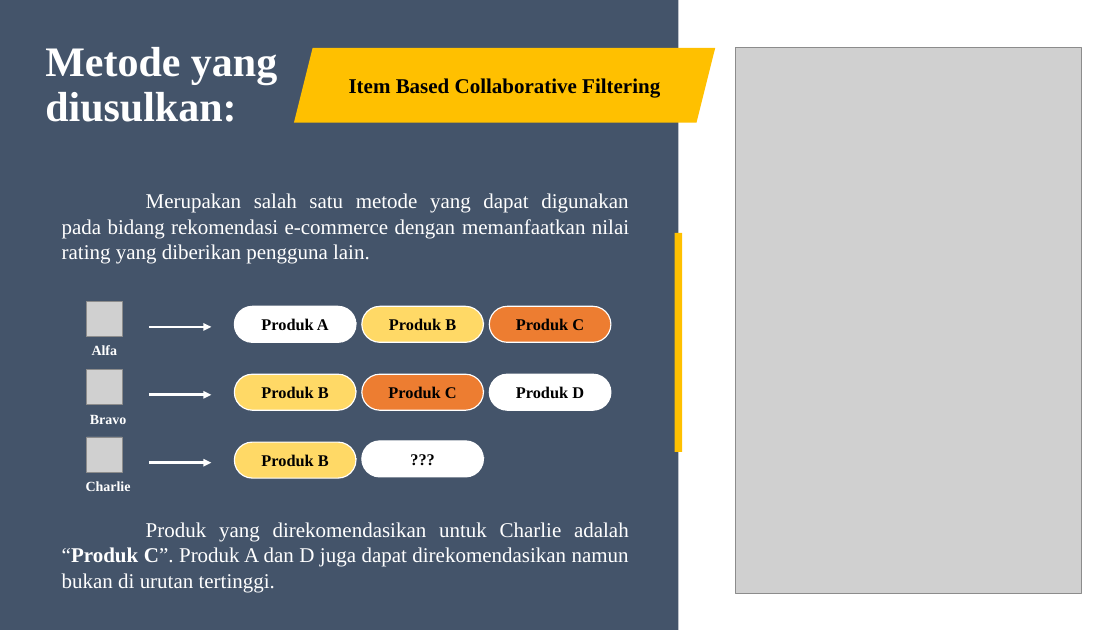
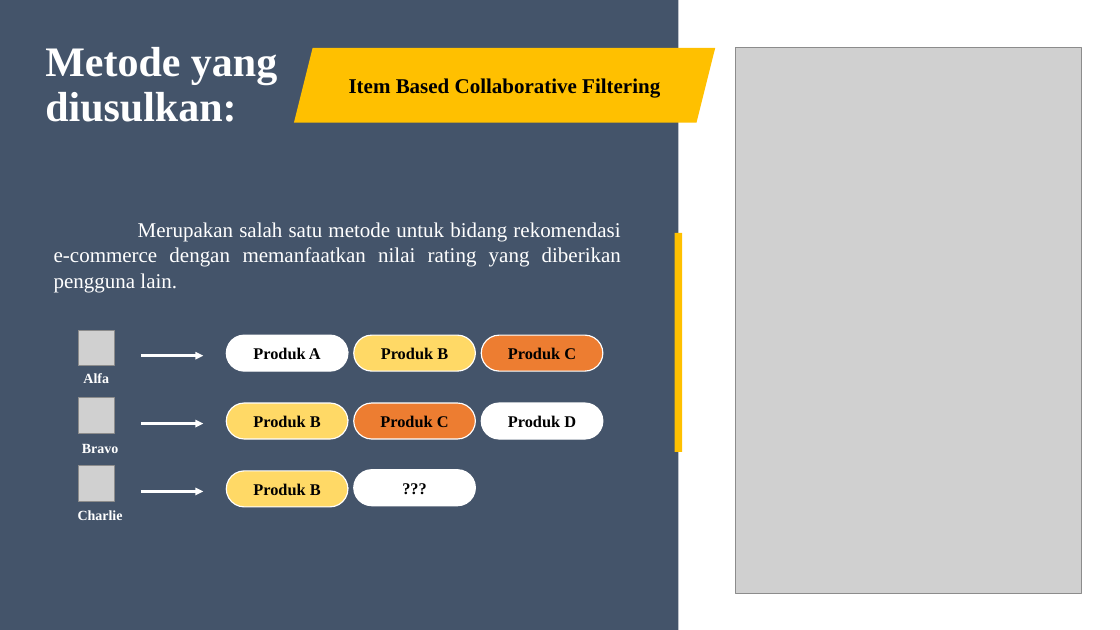
Before and after one commit to reykayanti/Horizon, a slide deck: slide 6 of PPT Skripsi.pptx (slide 5 before the commit). Drawn at 1120x630 pixels with LibreOffice and Linux fonts; fonts in the diff are those of the drawing; grey boxes stand for pictures. Boxes give left, top, right and bottom in pixels: in the first picture for what was removed or moved away, otherwise in the second. Text is boxed around its words. In the diff, an @@ line names an element or a change of style, - is before the commit and + after.

```diff
--- a/PPT Skripsi.pptx
+++ b/PPT Skripsi.pptx
@@ text at <box>54,222,621,292</box>: text changed @@
-Merupakan salah satu metode yang dapat digunakan pada bidang rekomendasi e-commerce dengan memanfaatkan nilai rating yang diberikan pengguna lain.
+Merupakan salah satu metode untuk bidang rekomendasi e-commerce dengan memanfaatkan nilai rating yang diberikan pengguna lain.
@@ 8 rounded rectangles, 3 pictures, 3 texts, 3 arrows: place and size @@
-8 rounded rectangles, 3 pictures, 3 texts, 3 arrows at <box>86,302,612,491</box>
+8 rounded rectangles, 3 pictures, 3 texts, 3 arrows at <box>78,330,603,520</box>
@@ text removed at <box>62,522,629,592</box> @@
-Produk yang direkomendasikan untuk Charlie adalah “Produk C”. Produk A dan D juga dapat direkomendasikan namun bukan di urutan tertinggi.
```
Also in this commit, not shown: 2 other slides changed, 3 slides added, 1 other file.
